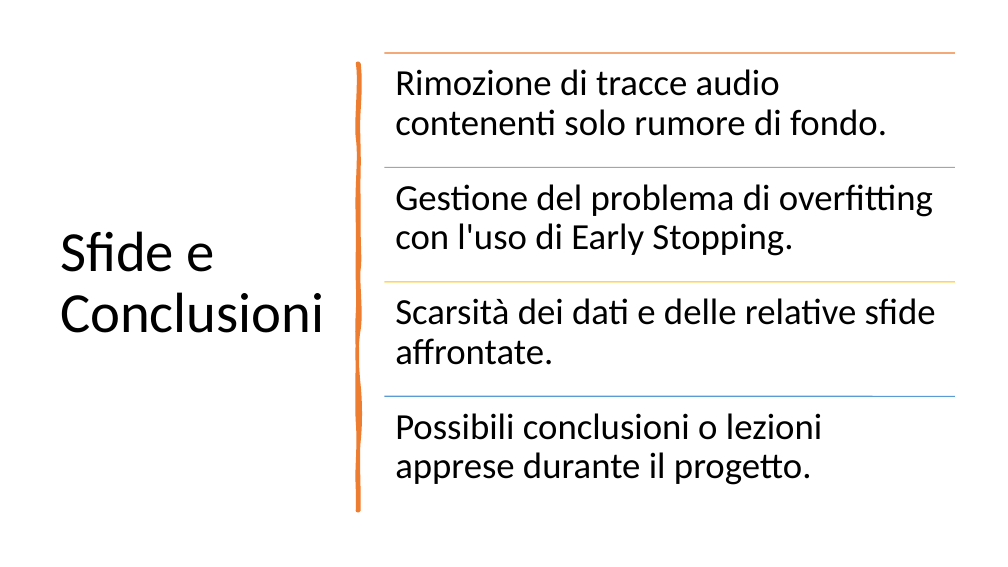
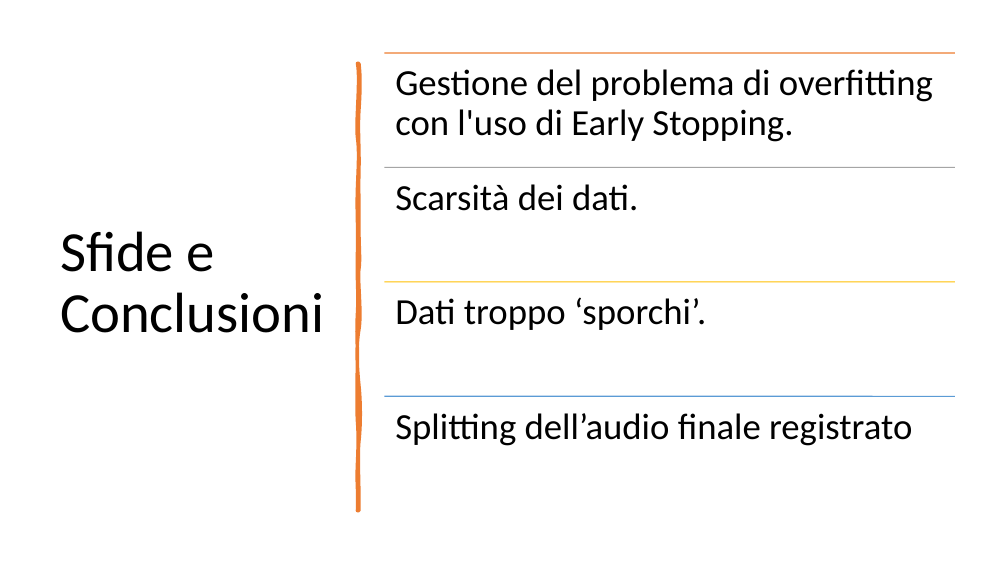
Before and after one commit to stecno04/speech-recognition-cnn, a slide deck: slide 6 of Carobene_Stefano_ML.pptx. Drawn at 1008x567 pixels with LibreOffice and Linux fonts; fonts in the diff are those of the drawing. Boxes give left, top, right and bottom in pixels: in the first picture for what was removed or moved away, otherwise in the second. Text is boxed around its words. In the diff, an @@ line names an element or a change of style, - is before the commit and + after.

```diff
--- a/Carobene_Stefano_ML.pptx
+++ b/Carobene_Stefano_ML.pptx
@@ text "Gestione del problema di overfitting ...": place and size @@
-text "Gestione del problema di overfitting ..." at (395, 184, 933, 256)
+text "Gestione del problema di overfitting ..." at (395, 69, 933, 142)
@@ text removed at (395, 69, 887, 136) @@
-Rimozione di tracce audio contenenti solo rumore di fondo.
@@ text added at (395, 184, 638, 211), 35 pt, text #000000 @@
+Scarsità dei dati.
@@ text at (395, 297, 706, 330): text changed @@
-Scarsità dei dati e delle relative sfide affrontate.
+Dati troppo ‘sporchi’.
@@ text at (395, 413, 912, 446): text changed @@
-Possibili conclusioni o lezioni apprese durante il progetto.
+Splitting dell’audio finale registrato
```
Also in this commit, not shown: 3 other slides changed, 3 other files.
